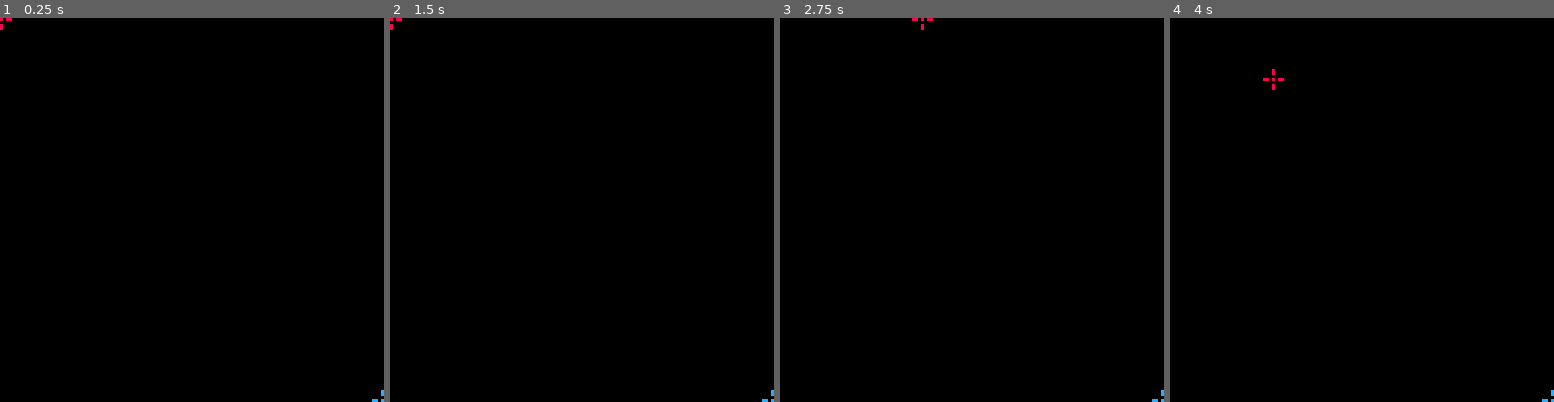
Above: before the commit, frames 1-4 (left to right).
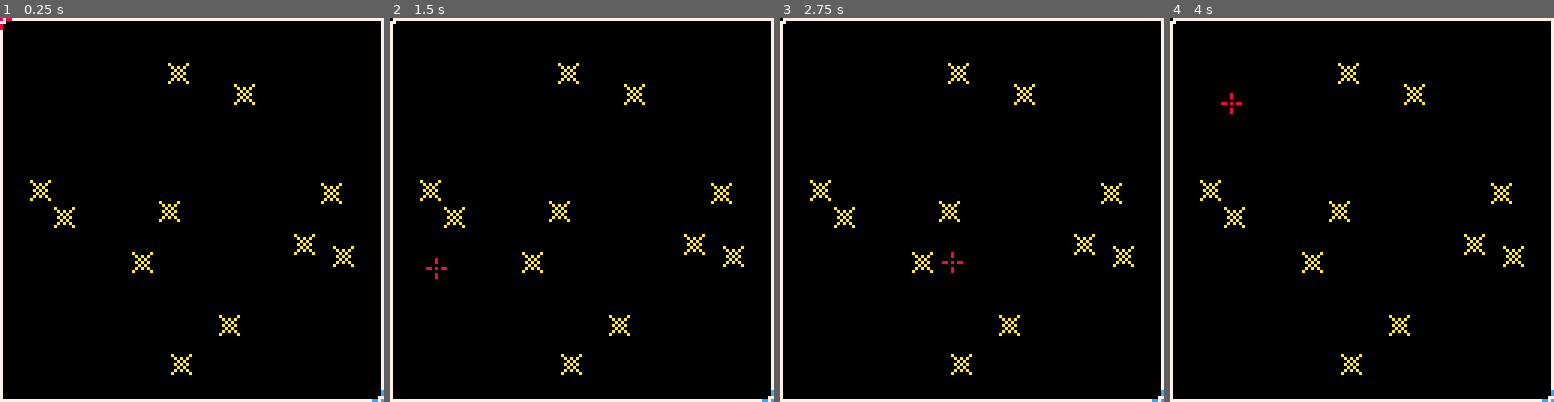
Above: after the commit, the same moments.

Repository: GerodruS/gj240120
Game: PICO-8 cartridge game.p8
The game is run twice, just before and just after one commit, with the same random seed, the same clock (stepped at 60 frames per second) and the same inputs.
Inputs (mouse positions are in pixels of both pictures, inside the frame that each line leads up to):
- Up to frame 1 (0.25 s): no input
- Up to frame 2 (1.5 s): click (670, 121) at 0.67 s; tap O (Z key) at 0.7 s; click (436, 267) at 1.22 s
- Up to frame 3 (2.75 s): hold Right 1.6-2.1 s; tap O (Z key) at 1.7, 2.1, 2.5 s; click (887, 114) at 1.77 s; hold Up 2.15-2.42 s; click (952, 259) at 2.32 s; hold Right from 2.47 s (still down)
- Up to frame 4 (4 s): click (1404, 106) at 2.87 s; tap O (Z key) at 2.9, 3.3, 3.7 s; release Right at 3.03 s; hold Left 3.08-3.58 s; click (1465, 256) at 3.42 s; hold Down 3.63-3.97 s; click (1231, 102) at 3.97 s

The runs differ from the first frame. In frame 1, 4.2% of the frame differs, in the area x 0-100%, y 0-100%; in frame 2, 4.3%; in frame 3, 4.3%; in frame 4, 4.3%.

Commit message:
Added targets and mouse

Diff:
--- a/game.p8
+++ b/game.p8
@@ -4,19 +4,38 @@
 player_offset=3
 
 function _init()
+ enable_mouse=true
+ if (enable_mouse) poke(0x5f2d,1)
+
  players={
   {0,0},
   {127,127}
  }
+ targets={}
+ for i=0,10 do
+	 add(targets,{
+	   10+flr(rnd(127-20)),
+	   10+flr(rnd(127-20))
+	  })
+ end
 end
 
 function _update60()
  for i=0,1 do
   local p=i+1
-  if (btn(➡️,i)) players[p][1]+=1
-	 if (btn(⬅️,i)) players[p][1]-=1
-	 if (btn(⬆️,i)) players[p][2]-=1
-	 if (btn(⬇️,i)) players[p][2]+=1
+  local d=1
+
+  if (btn(🅾️,i)) d=3
+  if (btn(➡️,i)) players[p][1]+=d
+	 if (btn(⬅️,i)) players[p][1]-=d
+	 if (btn(⬆️,i)) players[p][2]-=d
+	 if (btn(⬇️,i)) players[p][2]+=d
+
+  if enable_mouse and i==0 then
+   players[p][1]=stat(32)
+   players[p][2]=stat(33)
+  end
+
   players[p][1]=max(0,players[p][1])
   players[p][1]=min(127,players[p][1])
   players[p][2]=max(0,players[p][2])
@@ -26,6 +45,12 @@
 
 function _draw()
  cls()
+ map(0,0,0,0)
+
+ for i=1,count(targets) do
+  spr(6,targets[i][1]-player_offset,targets[i][2]-player_offset)
+ end
+
  spr(1,players[1][1]-player_offset,players[1][2]-player_offset)
  spr(2,players[2][1]-player_offset,players[2][2]-player_offset)
 end
@@ -37,3 +62,37 @@
 
 
 
+…(17 lines of a section not shown)…
+__map__
+0304040404040404040404040404040500000000000000000000000000000000000000000000000000000000000000000000000000000000000000000000000000000000000000000000000000000000000000000000000000000000000000000000000000000000000000000000000000000000000000000000000000000000
+1300000000000000000000000000001500000000000000000000000000000000000000000000000000000000000000000000000000000000000000000000000000000000000000000000000000000000000000000000000000000000000000000000000000000000000000000000000000000000000000000000000000000000
+1300000000000000000000000000001500000000000000000000000000000000000000000000000000000000000000000000000000000000000000000000000000000000000000000000000000000000000000000000000000000000000000000000000000000000000000000000000000000000000000000000000000000000
+1300000000000000000000000000001500000000000000000000000000000000000000000000000000000000000000000000000000000000000000000000000000000000000000000000000000000000000000000000000000000000000000000000000000000000000000000000000000000000000000000000000000000000
+1300000000000000000000000000001500000000000000000000000000000000000000000000000000000000000000000000000000000000000000000000000000000000000000000000000000000000000000000000000000000000000000000000000000000000000000000000000000000000000000000000000000000000
+1300000000000000000000000000001500000000000000000000000000000000000000000000000000000000000000000000000000000000000000000000000000000000000000000000000000000000000000000000000000000000000000000000000000000000000000000000000000000000000000000000000000000000
+1300000000000000000000000000001500000000000000000000000000000000000000000000000000000000000000000000000000000000000000000000000000000000000000000000000000000000000000000000000000000000000000000000000000000000000000000000000000000000000000000000000000000000
+1300000000000000000000000000001500000000000000000000000000000000000000000000000000000000000000000000000000000000000000000000000000000000000000000000000000000000000000000000000000000000000000000000000000000000000000000000000000000000000000000000000000000000
+1300000000000000000000000000001500000000000000000000000000000000000000000000000000000000000000000000000000000000000000000000000000000000000000000000000000000000000000000000000000000000000000000000000000000000000000000000000000000000000000000000000000000000
+1300000000000000000000000000001500000000000000000000000000000000000000000000000000000000000000000000000000000000000000000000000000000000000000000000000000000000000000000000000000000000000000000000000000000000000000000000000000000000000000000000000000000000
+1300000000000000000000000000001500000000000000000000000000000000000000000000000000000000000000000000000000000000000000000000000000000000000000000000000000000000000000000000000000000000000000000000000000000000000000000000000000000000000000000000000000000000
+1300000000000000000000000000001500000000000000000000000000000000000000000000000000000000000000000000000000000000000000000000000000000000000000000000000000000000000000000000000000000000000000000000000000000000000000000000000000000000000000000000000000000000
+1300000000000000000000000000001500000000000000000000000000000000000000000000000000000000000000000000000000000000000000000000000000000000000000000000000000000000000000000000000000000000000000000000000000000000000000000000000000000000000000000000000000000000
+1300000000000000000000000000001500000000000000000000000000000000000000000000000000000000000000000000000000000000000000000000000000000000000000000000000000000000000000000000000000000000000000000000000000000000000000000000000000000000000000000000000000000000
+1300000000000000000000000000001500000000000000000000000000000000000000000000000000000000000000000000000000000000000000000000000000000000000000000000000000000000000000000000000000000000000000000000000000000000000000000000000000000000000000000000000000000000
+2324242424242424242424242424242500000000000000000000000000000000000000000000000000000000000000000000000000000000000000000000000000000000000000000000000000000000000000000000000000000000000000000000000000000000000000000000000000000000000000000000000000000000
Not shown, changed: 24 lines of the sprite sheet (__gfx__) section of game.p8
